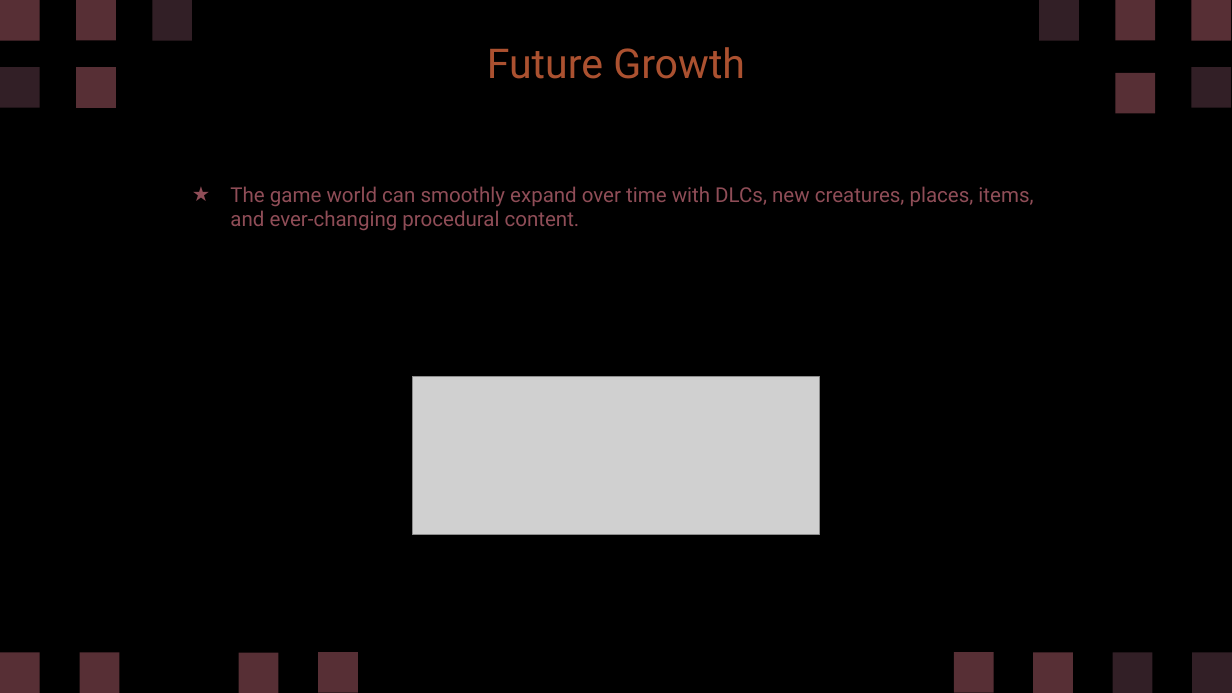
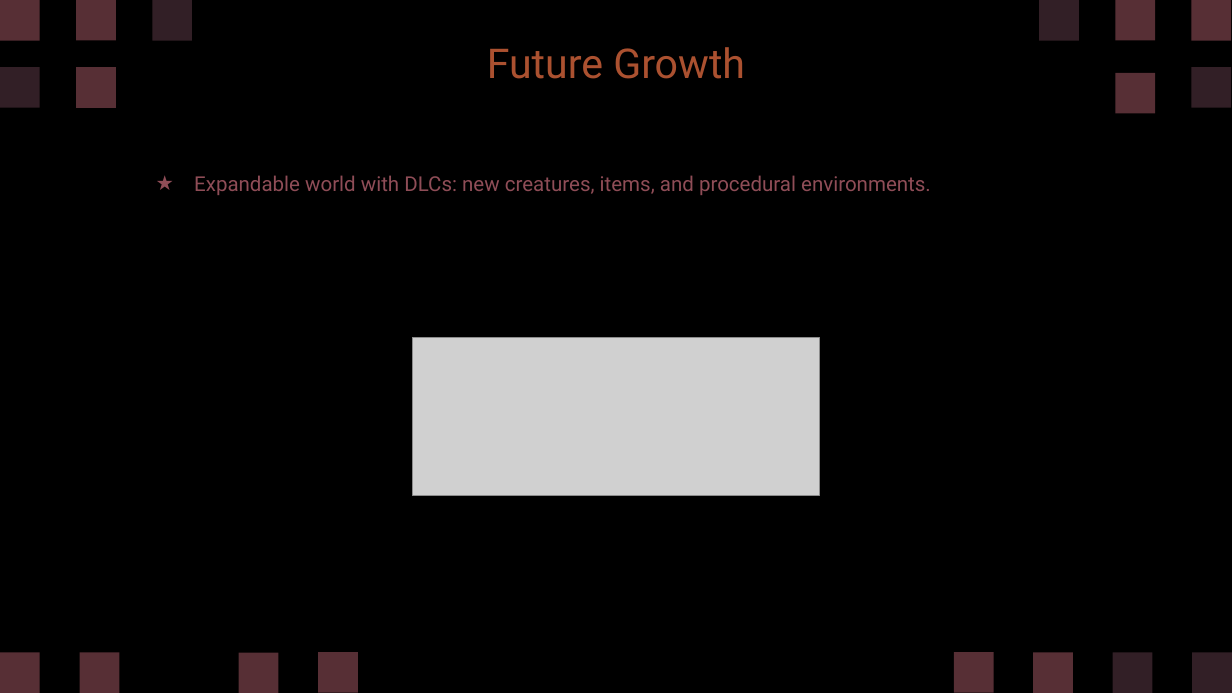
Before and after one commit to diegohcanepa/Remizione, a slide deck: slide 15 of Pitch Deck.pptx (slide 27 before the commit). Drawn at 1232x693 pixels with LibreOffice and Linux fonts; fonts in the diff are those of the drawing; grey boxes stand for pictures. Boxes give left, top, right and bottom in pixels: in the first picture for what was removed or moved away, otherwise in the second. Text is boxed around its words. In the diff, an @@ line names an element or a change of style, - is before the commit and + after.

```diff
--- a/Pitch Deck.pptx
+++ b/Pitch Deck.pptx
@@ subtitle at (x1=194, y1=175, x2=931, y2=195): text changed @@
-★ The game world can smoothly expand over time with DLCs, new creatures, places, items, and ever-changing procedural content.
+★ Expandable world with DLCs: new creatures, items, and procedural environments.
@@ picture moved from (x1=413, y1=376, x2=819, y2=533) to (x1=413, y1=338, x2=819, y2=495) @@
```
Also in this commit, not shown: 7 other slides changed, 3 slides added, 15 slides removed, 1 other file.
